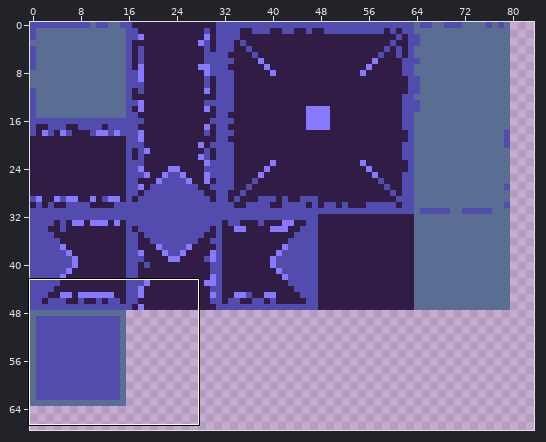
File history of a sprite sheet, Assets/Art/Sprites/Tiles.png. Above: a wide view before the commit, with the close-up outlined.
Close-up. Before the commit:
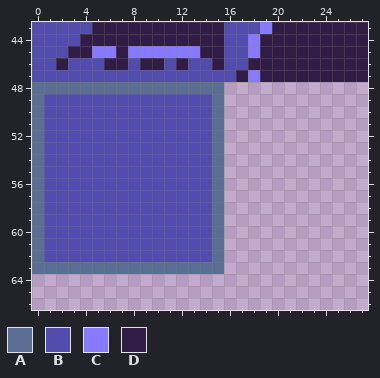
The file is 128x128 pixels. Shown: x 0..27, y 43..66. The wide view leaves out empty margins.
Palette (. is transparent): A #5a6e93  B #514cad  C #877aff  D #301c44
Pixels before, first column x 0:
43 BBBBBDDDDDDDDDDDBBBCDDDDDDDD
44 BBBBDDDDDDDDDDDDBBCDDDDDDDDD
45 BBBDDCCDCCCCCCDDBBCDDDDDDDDD
46 BBDBBBDDBDDBDBBDBBDDDDDDDDDD
47 BBBBBBBBBBBBBBBBBDCDDDDDDDDD
48 AAAAAAAAAAAAAAAA............
49 ABBBBBBBBBBBBBBA............
50 ABBBBBBBBBBBBBBA............
51 ABBBBBBBBBBBBBBA............
52 ABBBBBBBBBBBBBBA............
53 ABBBBBBBBBBBBBBA............
54 ABBBBBBBBBBBBBBA............
55 ABBBBBBBBBBBBBBA............
56 ABBBBBBBBBBBBBBA............
57 ABBBBBBBBBBBBBBA............
58 ABBBBBBBBBBBBBBA............
59 ABBBBBBBBBBBBBBA............
60 ABBBBBBBBBBBBBBA............
61 ABBBBBBBBBBBBBBA............
62 ABBBBBBBBBBBBBBA............
63 AAAAAAAAAAAAAAAA............
And afterwards:
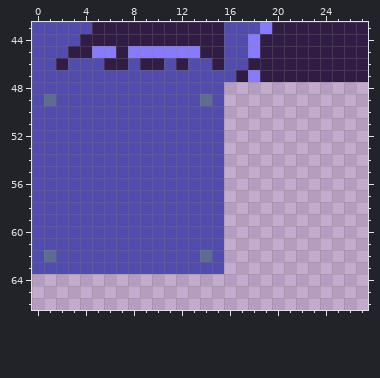
Difference:
Changed rows in their new state; - is an unchanged pixel.
first column x 0:
48 BBBBBBBBBBBBBBBB
49 BA------------AB
50 B--------------B
51 B--------------B
52 B--------------B
53 B--------------B
54 B--------------B
55 B--------------B
56 B--------------B
57 B--------------B
58 B--------------B
59 B--------------B
60 B--------------B
61 B--------------B
62 BA------------AB
63 BBBBBBBBBBBBBBBB
Changed places in both close-ups, as pixel boxes (x1, y1, x2, y2):
changed: (32, 82, 224, 274)
